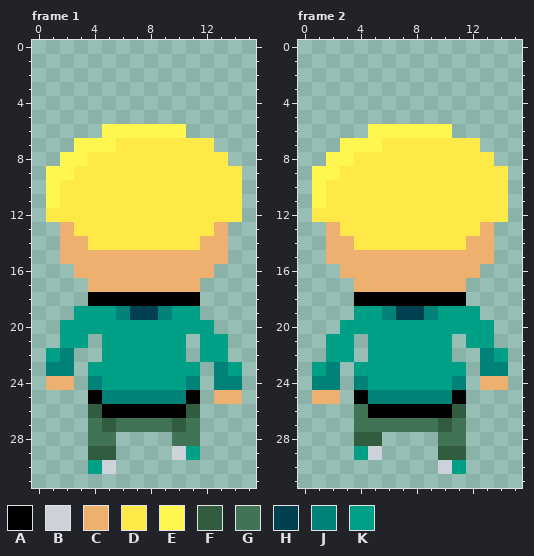
One commit to this pixel-art file: Assets/Sprites/Npcs/Green/back_walk.aseprite. Above: the version before the commit.
16x32 pixels, 2 frames. Shown: frame 1, frame 2.
Palette (. is transparent): A #000000  B #cdd2da  C #edb06f  D #ffe949  E #fff64f  F #325c40  G #417455  H #004051  J #008279  K #00a087
Pixels before, frame 1, first column x 1:
 6 ....EEEEEE....
 7 ..EEEDDDDDDD..
 8 .EEDDDDDDDDDD.
 9 EEDDDDDDDDDDDD
10 EDDDDDDDDDDDDD
11 EDDDDDDDDDDDDD
12 DDDDDDDDDDDDDD
13 .CDDDDDDDDDDC.
14 .CCDDDDDDDDCC.
15 .CCCCCCCCCCCC.
16 ..CCCCCCCCCC..
17 ...CCCCCCCC...
18 ...AAAAAAAA...
19 ..KKKJHHJKK...
20 .KKKKKKKKKKK..
21 .KK.KKKKKK.KK.
22 KJ..KKKKKK.KK.
23 JJ.KKKKKKKK.JK
24 CC.JKKKKKKJ.JJ
25 ...AJJJJJJA.CC
26 ...FAAAAAAF...
27 ...GFGGGGFG...
28 ...GG....GG...
29 ...FF....BK...
30 ...KB.........
Pixels before, frame 2, first column x 1:
 6 ....EEEEEE....
 7 ..EEEDDDDDDD..
 8 .EEDDDDDDDDDD.
 9 EEDDDDDDDDDDDD
10 EDDDDDDDDDDDDD
11 EDDDDDDDDDDDDD
12 DDDDDDDDDDDDDD
13 .CDDDDDDDDDDC.
14 .CCDDDDDDDDCC.
15 .CCCCCCCCCCCC.
16 ..CCCCCCCCCC..
17 ...CCCCCCCC...
18 ...AAAAAAAA...
19 ...KKJHHJKKK..
20 ..KKKKKKKKKKK.
21 .KK.KKKKKK.KK.
22 .KK.KKKKKK..JK
23 KJ.KKKKKKKK.JJ
24 JJ.JKKKKKKJ.CC
25 CC.AJJJJJJA...
26 ...GAAAAAAF...
27 ...GGGGGGFG...
28 ...FF....GG...
29 ...KB....FF...
30 .........BK...
After the commit:
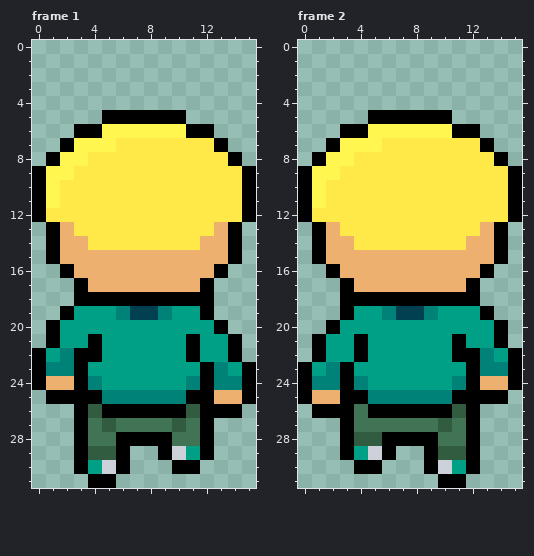
The exact change:
Changed rows in their new state; - is an unchanged pixel.
Frame 1:
first column x 0:
 5 -----AAAAAA-----
 6 ---AA------AA---
 7 --A----------A--
 8 -A------------A-
 9 A--------------A
10 A--------------A
11 A--------------A
12 A--------------A
13 -A------------A-
14 -A------------A-
15 -A------------A-
16 --A----------A--
17 ---A--------A---
18 ---A--------A---
19 --A---------A---
20 -A-----------A--
21 -A--A------A--A-
22 A--AA------A--A-
23 A--A--------A--A
24 A--A--------A--A
25 -AAA--------A--A
26 ---A--------AAA-
27 ---A--------A---
28 ---A--AAAA--A---
29 ---A--A--A--A---
30 ---A--A---AA----
31 ----AA----------
Frame 2:
first column x 0:
 5 -----AAAAAA-----
 6 ---AA------AA---
 7 --A----------A--
 8 -A------------A-
 9 A--------------A
10 A--------------A
11 A--------------A
12 A--------------A
13 -A------------A-
14 -A------------A-
15 -A------------A-
16 --A----------A--
17 ---A--------A---
18 ---A--------A---
19 ---A---------A--
20 --A-----------A-
21 -A--A------A--A-
22 -A--A------AA--A
23 A--A--------A--A
24 A--A--------A--A
25 A--A--------AAA-
26 -AAA--------A---
27 ---A--------A---
28 ---A--AAAA--A---
29 ---A--A--A--A---
30 ----AA---A--A---
31 ----------AA----
Boxes around the changes in both pictures, in picture pixels (x1, y1, x2, y2):
added: (32, 110, 256, 488)
added: (298, 110, 522, 488)
